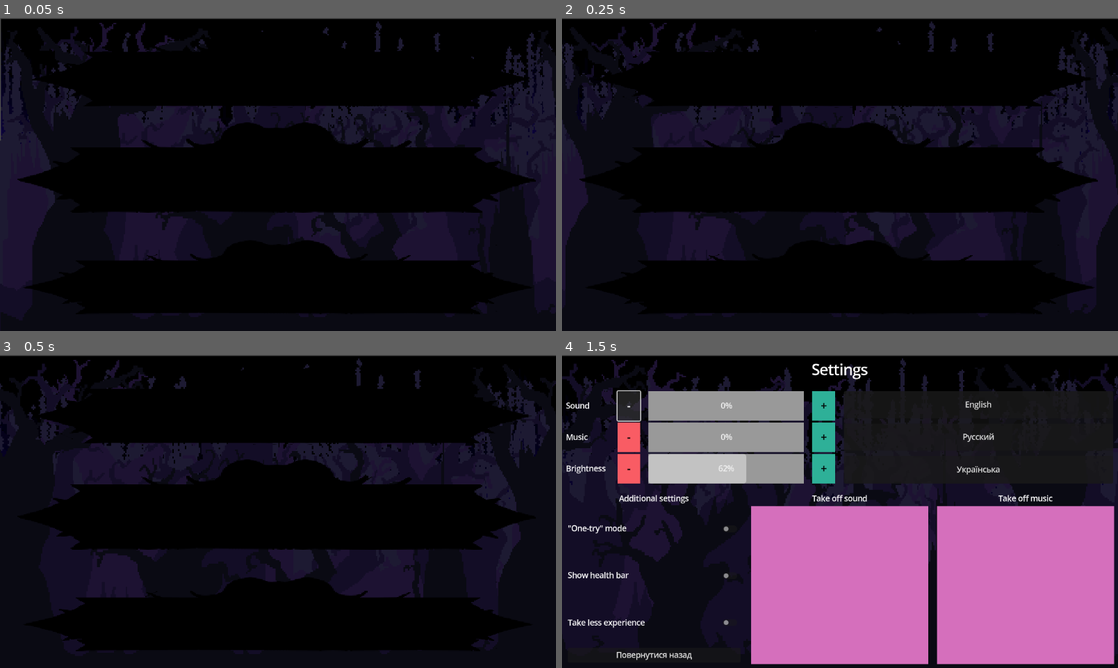
Above: before the commit, frames 1-4 (two rows, left to right).
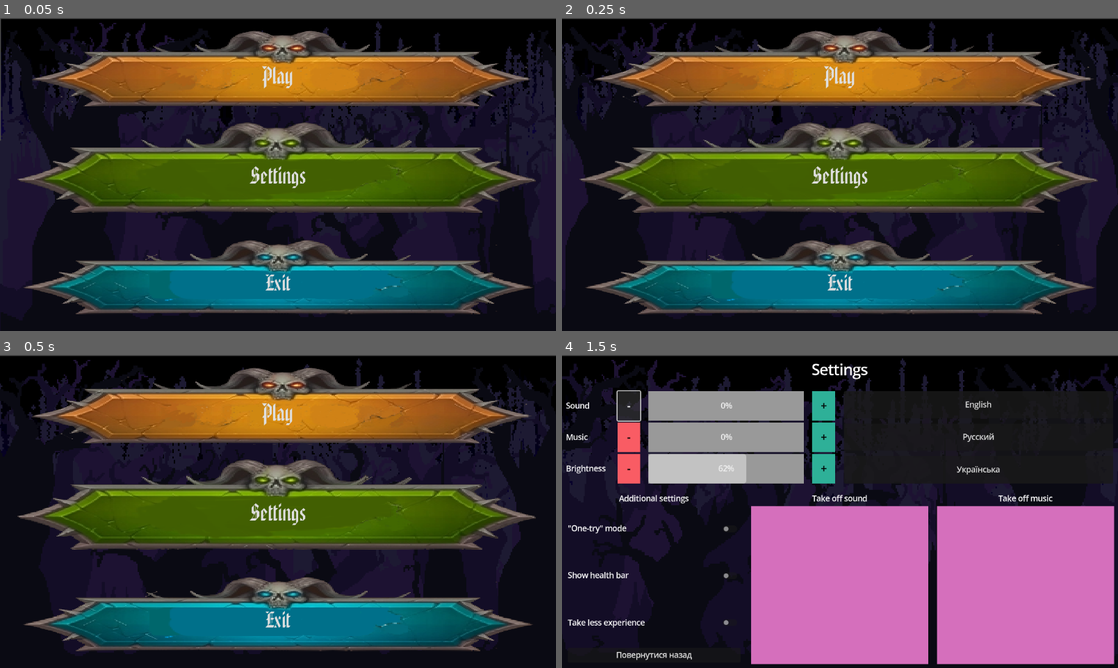
Above: after the commit, the same moments.

Repository: hucketa/Diplome
Game: Godot game, scene res://MainScene.tscn
Same seed, same stepped clock (60 frames per second), same inputs: the game is played once before the commit and once after it.
Inputs:
- Up to frame 1 (0.05 s): no input
- Up to frame 2 (0.25 s): no input
- Up to frame 3 (0.5 s): no input
- Up to frame 4 (1.5 s): click "Settings" at 0.5 s; click "-" at 1.25 s

The runs differ from the first frame. In frame 1, 47% of the frame differs, in the area x 3-97%, y 4-95%; in frame 2, 47%; in frame 3, 47%; in frame 4, nothing differs.

Commit message:
Сделал яркость отдельной сценой

Diff:
--- /dev/null
+++ b/BackGroundMusic.tscn
@@ -0,0 +1,3 @@
+[gd_scene format=3 uid="uid://b51my5ke2ih82"]
+
+[node name="AudioStreamPlayer2D" type="AudioStreamPlayer2D"]
--- a/Level_test.tscn
+++ b/Level_test.tscn
@@ -6,6 +6,7 @@
 [ext_resource type="PackedScene" uid="uid://dovqnco6hwina" path="res://zhec.tscn" id="3_ga3ek"]
 [ext_resource type="PackedScene" uid="uid://cpe7gxvlh6fpr" path="res://nightborne.tscn" id="4_cqujh"]
 [ext_resource type="PackedScene" uid="uid://grv7rard1urg" path="res://Exp_scene.tscn" id="6_ifshe"]
+[ext_resource type="PackedScene" uid="uid://c4msheo4kncdt" path="res://brightness_filter.tscn" id="7_cf2ul"]
 
 [sub_resource type="TileSetAtlasSource" id="TileSetAtlasSource_ujni0"]
 texture = ExtResource("1_v6qin")
@@ -5731,6 +5732,8 @@
 position = Vector2(3, -13)
 script = ExtResource("1_iuvy1")
 
+[node name="CanvasModulate" parent="." instance=ExtResource("7_cf2ul")]
+
 [node name="TileMap" type="TileMap" parent="."]
 light_mask = 3
 visibility_layer = 3
@@ -5873,17 +5876,8 @@
 theme_override_constants/separation = 64
 theme_override_styles/separator = SubResource("StyleBoxEmpty_hj5e2")
 
-[node name="Node2D" parent="." instance=ExtResource("6_ifshe")]
+[node name="ExpItem" parent="." instance=ExtResource("6_ifshe")]
 position = Vector2(232, 234)
-
-[node name="Node2D2" parent="." instance=ExtResource("6_ifshe")]
-position = Vector2(245, 219)
-
-[node name="Node2D3" parent="." instance=ExtResource("6_ifshe")]
-position = Vector2(255, 243)
-
-[node name="Node2D4" parent="." instance=ExtResource("6_ifshe")]
-position = Vector2(238, 260)
 
 [connection signal="pressed" from="Pause_Screen/PanelContainer/VBoxContainer/Resume" to="." method="_on_resume_pressed"]
 [connection signal="pressed" from="Pause_Screen/PanelContainer/VBoxContainer/Main_Menu" to="." method="_on_main_menu_pressed"]
--- a/MainScene.tscn
+++ b/MainScene.tscn
@@ -11,6 +11,8 @@
 [ext_resource type="Texture2D" uid="uid://dq7ng3hqdgv7n" path="res://src/MainMenu/7.png" id="9_iufvn"]
 [ext_resource type="Texture2D" uid="uid://bxutpe27vpi3b" path="res://src/MainMenu/9.png" id="10_vw30g"]
 [ext_resource type="PackedScene" uid="uid://3a4dwqscn27c" path="res://bg.tscn" id="11_0xtfl"]
+[ext_resource type="PackedScene" uid="uid://c4msheo4kncdt" path="res://brightness_filter.tscn" id="12_hl88c"]
+[ext_resource type="PackedScene" uid="uid://b51my5ke2ih82" path="res://BackGroundMusic.tscn" id="12_jqf46"]
 
 [sub_resource type="GDScript" id="GDScript_ov1hb"]
 script/source = "extends Control
@@ -30,13 +32,6 @@
 		var localisation = config.get_value(\"Settings\", \"locale\", \"en\")
 		TranslationServer.set_locale(localisation)
 	update_button_texts()
-	var canvas_modulate = $CanvasModulate
-	if canvas_modulate:
-		var brightness = config.get_value(\"Settings\", \"brightness\", 0)
-		var brightness_value = brightness
-		canvas_modulate.color = Color(brightness_value, brightness_value, brightness_value)
-
-
 
 func update_button_texts():
 	start_button.text = tr(\"PLAY\")
@@ -163,7 +158,10 @@
 
 [node name="ParallaxBackground" parent="." instance=ExtResource("11_0xtfl")]
 
-[node name="CanvasModulate" type="CanvasModulate" parent="."]
+[node name="CanvasModulate" parent="." instance=ExtResource("12_hl88c")]
+
+[node name="AudioStreamPlayer2D" parent="." instance=ExtResource("12_jqf46")]
+autoplay = true
 
 [connection signal="pressed" from="VBoxContainer/Start_bt" to="." method="_on_start_bt_pressed"]
 [connection signal="pressed" from="VBoxContainer/Settings_Bt" to="." method="_on_settings_bt_pressed"]
--- /dev/null
+++ b/brightness_filter.gd
@@ -0,0 +1,18 @@
+extends CanvasModulate
+
+const CONFIG_PATH = "user://settings.cfg"
+@onready var canvas_modulate: CanvasModulate = $"."
+
+func _ready():
+	var config = ConfigFile.new()
+	if config.load(CONFIG_PATH) == OK:
+		var brightness = config.get_value("Settings", "brightness", 0)
+		var brightness_value = brightness
+		canvas_modulate.color = Color(brightness_value, brightness_value, brightness_value)
+
+func manual_analyse():
+	var config = ConfigFile.new()
+	if config.load(CONFIG_PATH) == OK:
+		var brightness = config.get_value("Settings", "brightness", 0)
+		var brightness_value = brightness
+		canvas_modulate.color = Color(brightness_value, brightness_value, brightness_value)
--- /dev/null
+++ b/brightness_filter.tscn
@@ -0,0 +1,6 @@
+[gd_scene load_steps=2 format=3 uid="uid://c4msheo4kncdt"]
+
+[ext_resource type="Script" path="res://brightness_filter.gd" id="1_57n6w"]
+
+[node name="CanvasModulate" type="CanvasModulate"]
+script = ExtResource("1_57n6w")
--- a/k.tscn
+++ /dev/null
@@ -1,9 +0,0 @@
-[gd_scene load_steps=2 format=3 uid="uid://dnrng0ss7uha7"]
-
-[sub_resource type="Environment" id="Environment_k1qep"]
-tonemap_exposure = 0.0
-adjustment_enabled = true
-adjustment_brightness = 0.01
-
-[node name="k" type="WorldEnvironment"]
-environment = SubResource("Environment_k1qep")
--- a/settings.gd
+++ b/settings.gd
@@ -52,6 +52,7 @@
 	music_mute_off.connect("pressed", Callable(self, "_on_music_mute_off_pressed"))
 	sound_mute_off.connect("pressed", Callable(self, "_on_sound_mute_off_pressed"))
 
+
 func change_language_ui():
 	label.text = tr("SETTINGS")
 	caption_sound.text = tr("SOUND")
@@ -73,7 +74,7 @@
 		sound_volume = config.get_value("Settings", "s_volume", 0)
 		music_volume = config.get_value("Settings", "m_volume", 0)
 		brightness = config.get_value("Settings", "brightness", 0)
-		localisation = config.get_value("Settings", "locale", "en")  # Значение по умолчанию "en"
+		localisation = config.get_value("Settings", "locale", "en")
 		TranslationServer.set_locale(localisation)
 
 func save_settings():
@@ -84,7 +85,7 @@
 	config.set_value("Settings", "m_volume", music_volume)
 	config.set_value("Settings", "s_volume", sound_volume)
 	config.set_value("Settings", "brightness", brightness)
-	config.set_value("Settings", "locale", localisation)  # Сохраняем текущую локализацию
+	config.set_value("Settings", "locale", localisation)
 	config.save(CONFIG_PATH)
 
 func update_ui():
@@ -93,7 +94,6 @@
 	low_exp_scale_button.set_pressed(reduced_experience)
 	%Sound_val_bar.value = sound_volume
 	%Brightness_bar.value = brightness
-	apply_brightness()
 	%mus_val_bar.value = music_volume
 	var current_locale = TranslationServer.get_locale()
 	match current_locale:
@@ -148,21 +148,19 @@
 	if brightness < 1.3:
 		brightness += 0.1
 		%Brightness_bar.value = brightness
-		apply_brightness()
 		save_settings()
+		var canvas_modulate: CanvasModulate = $CanvasModulate
+		canvas_modulate.color = Color(brightness, brightness, brightness)
 
 func _on_bright_val_decrease_pressed():
 	if brightness > 0.5:
 		brightness -= 0.1
 		%Brightness_bar.value = brightness
-		apply_brightness()
 		save_settings()
+		var canvas_modulate: CanvasModulate = $CanvasModulate
+		canvas_modulate.color = Color(brightness, brightness, brightness)
 
-func apply_brightness():
-	var canvas_modulate = $CanvasModulate
-	if canvas_modulate:
-		var brightness_value = brightness
-		canvas_modulate.color = Color(brightness_value, brightness_value, brightness_value)
+
 
 func _on_music_mute_off_pressed():
 	if music_volume == 0:
--- a/settings.tscn
+++ b/settings.tscn
@@ -1,7 +1,8 @@
-[gd_scene load_steps=13 format=3 uid="uid://jgspg6iolilq"]
+[gd_scene load_steps=14 format=3 uid="uid://jgspg6iolilq"]
 
 [ext_resource type="PackedScene" uid="uid://3a4dwqscn27c" path="res://bg.tscn" id="1_31unh"]
 [ext_resource type="Script" path="res://settings.gd" id="1_h6581"]
+[ext_resource type="PackedScene" uid="uid://c4msheo4kncdt" path="res://brightness_filter.tscn" id="3_pbcs7"]
 
 [sub_resource type="StyleBoxEmpty" id="StyleBoxEmpty_f3ua0"]
 
@@ -388,7 +389,7 @@
 size_flags_vertical = 3
 theme_override_styles/normal = SubResource("StyleBoxFlat_qthny")
 
-[node name="CanvasModulate" type="CanvasModulate" parent="."]
+[node name="CanvasModulate" parent="." instance=ExtResource("3_pbcs7")]
 unique_name_in_owner = true
 
 [connection signal="pressed" from="mainContainer/ProgressBars and language Choice/ProgressBars and language Choice/Localisation_buttons/VBoxContainer/Button" to="." method="_on_button_pressed"]
Not shown: 1 places in Level_test.tscn that only renumber resources
Not shown: 1 places in MainScene.tscn that only renumber resources
